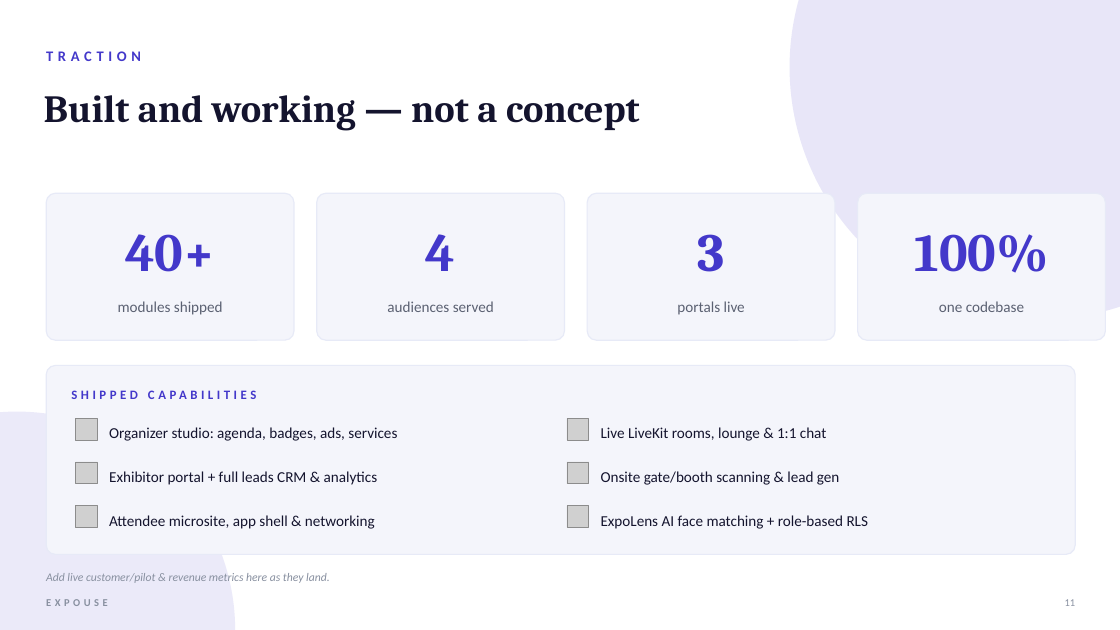
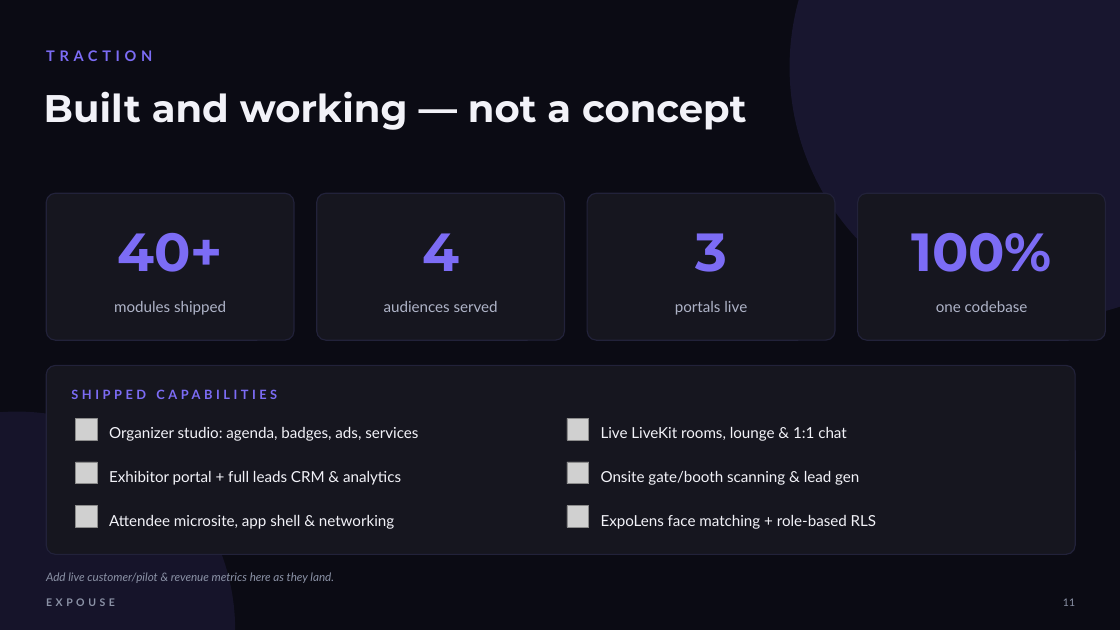
Before and after one commit to zillurcse/eventos, a slide deck: slide 11 of Expouse-Investor-Pitch.pptx. Drawn at 1120x630 pixels with LibreOffice and Linux fonts; fonts in the diff are those of the drawing; grey boxes stand for pictures. Boxes give left, top, right and bottom in pixels: in the first picture for what was removed or moved away, otherwise in the second. Text is boxed around its words. In the diff, an @@ line names an element or a change of style, - is before the commit and + after.

```diff
--- a/Expouse-Investor-Pitch.pptx
+++ b/Expouse-Investor-Pitch.pptx
@@ background #FFFFFF to #0B0B14 @@
@@ ellipse at box(790, 0, 1120, 319): fill #4338CA at 12% opacity to #7C6CF5 at 12% opacity @@
@@ text "TRACTION" at box(46, 50, 152, 61): font Calibri to Lato, text colour #4338CA to #7C6CF5 @@
@@ text "Built and working — not ..." at box(44, 91, 746, 130): font Cambria to Montserrat, text colour #14142E to #F2F2F8 @@
@@ font Cambria to Montserrat, text colour #4338CA to #7C6CF5 in 4 elements at box(117, 232, 223, 272), box(422, 233, 459, 271), box(695, 233, 727, 272), box(911, 232, 1052, 272) @@
@@ font Calibri to Lato, text colour #5B6172 to #AEB3C7 in 4 elements at box(114, 301, 226, 315), box(384, 301, 498, 312), box(675, 301, 747, 315), box(936, 301, 1028, 312) @@
@@ fill #F4F5FB to #16161F; outline #E7EAF7 1 pt to #22223A 1 pt in 5 elements at box(46, 193, 294, 340), box(317, 193, 565, 340), box(587, 193, 835, 340), box(858, 193, 1106, 340), box(46, 365, 1075, 555) @@
@@ text "SHIPPED CAPABILITIES" at box(71, 389, 277, 399): font Calibri to Lato, text colour #4338CA to #7C6CF5 @@
@@ ellipse at box(0, 412, 235, 630): fill #4338CA at 10% opacity to #7C6CF5 at 10% opacity @@
@@ font Calibri to Lato, text colour #14142E to #F2F2F8 in 5 elements at box(109, 427, 418, 441), box(109, 471, 401, 485), box(109, 515, 394, 529), box(601, 427, 846, 441), box(601, 471, 859, 485) @@
@@ text at box(601, 515, 877, 529): text changed; font Calibri to Lato; text colour #14142E to #F2F2F8 @@
-ExpoLens AI face matching + role-based RLS
+ExpoLens face matching + role-based RLS
@@ font Calibri to Lato, text colour #8890A0 to #8B92A6 in 3 elements at box(46, 598, 115, 606), box(1063, 598, 1075, 606), box(46, 572, 334, 583) @@
```
Also in this commit, not shown: 14 other slides changed, 11 other files.
